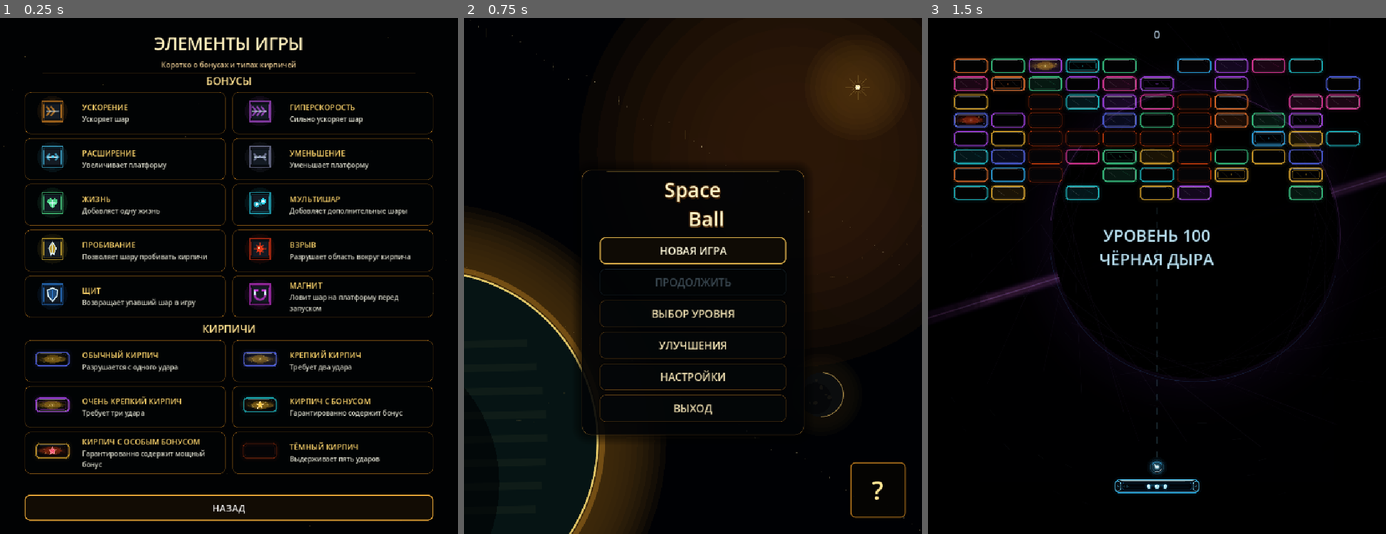
Above: before the commit, frames 1-3 (left to right).
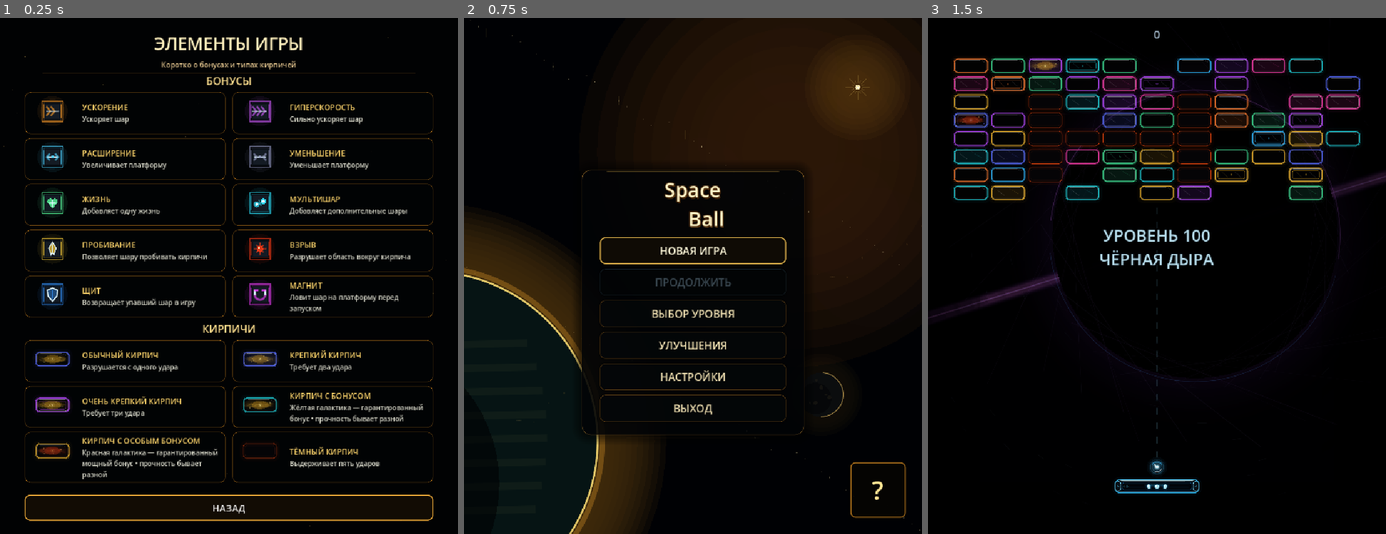
Above: after the commit, the same moments.

Repository: Ardarik421/arkanoid
Game: Godot game, scene res://scenes/game_guide.tscn
Two runs of this game, one before a commit and one after it. Both use one fixed random seed, a clock stepped at 60 frames per second and the inputs below. This scene is started directly instead of the project's main scene. Sound files missing from this copy of the repository are replaced by a short silence.
Inputs:
- Up to frame 1 (0.25 s): no input
- Up to frame 2 (0.75 s): click "НАЗАД" at 0.5 s
- Up to frame 3 (1.5 s): click "НОВАЯ ИГРА" at 1.25 s

The runs differ from the first frame. In frame 1, 2.2% of the frame differs, in the area x 5-95%, y 72-90%; in frame 2, nothing differs; in frame 3, nothing differs.

Commit message:
Use real brick bonus energy in guide

Diff:
--- a/scenes/game_guide.gd
+++ b/scenes/game_guide.gd
@@ -21,8 +21,8 @@
 	{"hits":1,"title":"ОБЫЧНЫЙ КИРПИЧ","text":"Разрушается с одного удара"},
 	{"hits":2,"title":"КРЕПКИЙ КИРПИЧ","text":"Требует два удара"},
 	{"hits":3,"title":"ОЧЕНЬ КРЕПКИЙ КИРПИЧ","text":"Требует три удара"},
-	{"hits":1,"bonus":true,"title":"КИРПИЧ С БОНУСОМ","text":"Гарантированно содержит бонус"},
-	{"hits":1,"powerful":true,"title":"КИРПИЧ С ОСОБЫМ БОНУСОМ","text":"Гарантированно содержит мощный бонус"},
+	{"hits":1,"bonus":true,"title":"КИРПИЧ С БОНУСОМ","text":"Жёлтая галактика — гарантированный бонус • прочность бывает разной"},
+	{"hits":1,"powerful":true,"title":"КИРПИЧ С ОСОБЫМ БОНУСОМ","text":"Красная галактика — гарантированный мощный бонус • прочность бывает разной"},
 	{"hits":5,"dark":true,"title":"ТЁМНЫЙ КИРПИЧ","text":"Выдерживает пять ударов"}
 ]
 
@@ -67,10 +67,9 @@
 		visual.set("guaranteed_bonus",bool(data.get("bonus",false)) or bool(data.get("powerful",false)))
 		visual.set("powerful_bonus",bool(data.get("powerful",false)))
 		_add_card($Margin/VBox/BrickGrid,visual,str(data["title"]),str(data["text"]))
-		if bool(data.get("bonus",false)) or bool(data.get("powerful",false)):
-			var badge:=BonusBadge.new()
-			badge.powerful=bool(data.get("powerful",false))
-			visual.add_child(badge)
+		var energy: Node = visual.get_node_or_null("BonusEnergy")
+		if energy != null and energy.has_method("set_active"):
+			energy.call("set_active",bool(data.get("bonus",false)) or bool(data.get("powerful",false)))
 
 func _add_card(grid: GridContainer, visual: Node2D, title_text: String, desc_text: String) -> void:
 	var card:=PanelContainer.new()
@@ -135,15 +134,3 @@
 
 func _back() -> void:
 	get_tree().change_scene_to_file(MAIN_MENU_SCENE)
-
-class BonusBadge extends Node2D:
-	var powerful: bool=false
-	func _draw()->void:
-		var c:=Color(1.0,0.82,0.22) if not powerful else Color(1.0,0.30,0.82)
-		var points:=PackedVector2Array()
-		for i in range(10):
-			var a:float=-PI/2.0+TAU*float(i)/10.0
-			var r:float=8.0 if i%2==0 else 3.8
-			points.append(Vector2(cos(a),sin(a))*r)
-		draw_colored_polygon(points,Color(c,0.92))
-		draw_polyline(PackedVector2Array(Array(points)+[points[0]]),Color.WHITE,1.0,true)
